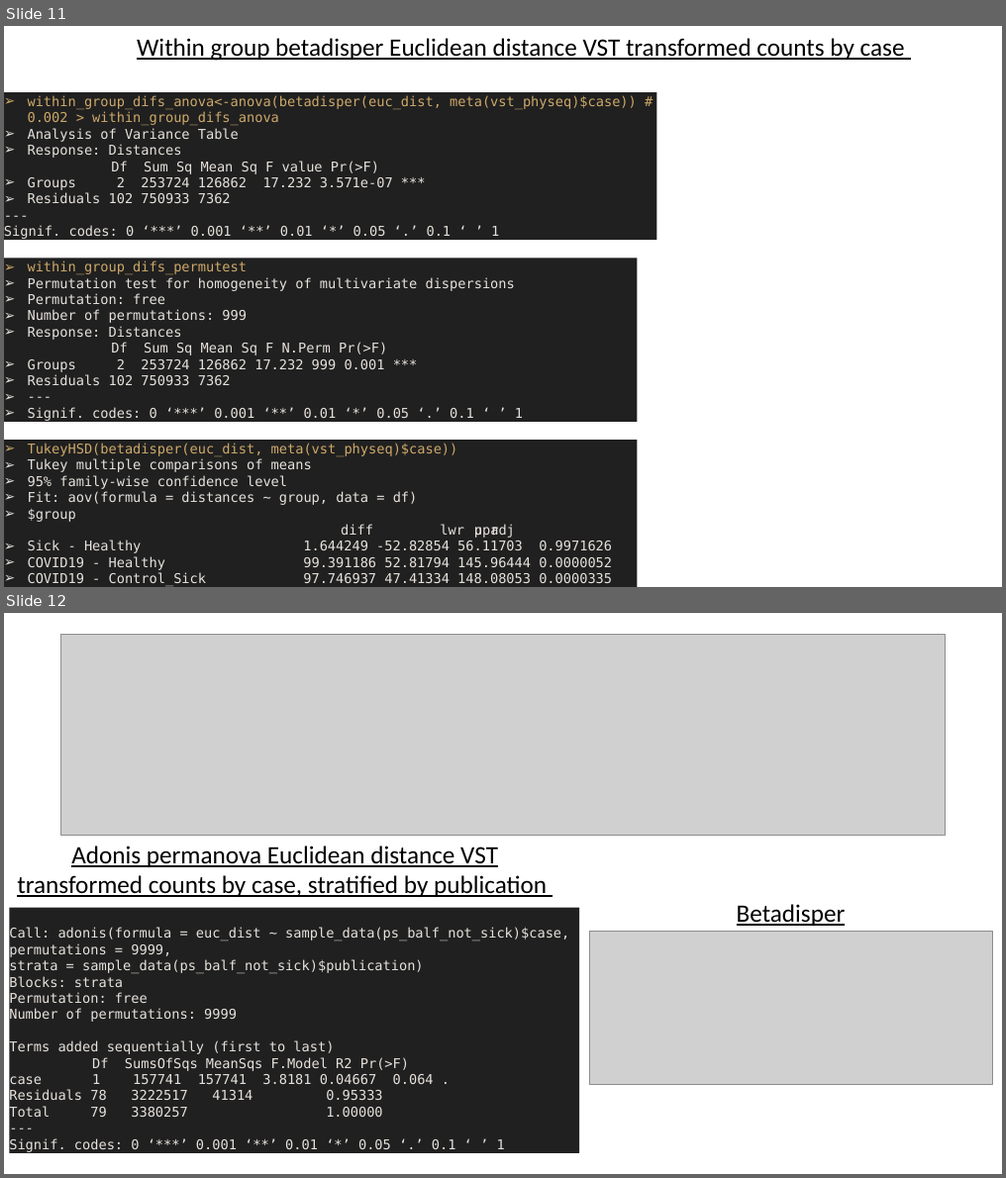
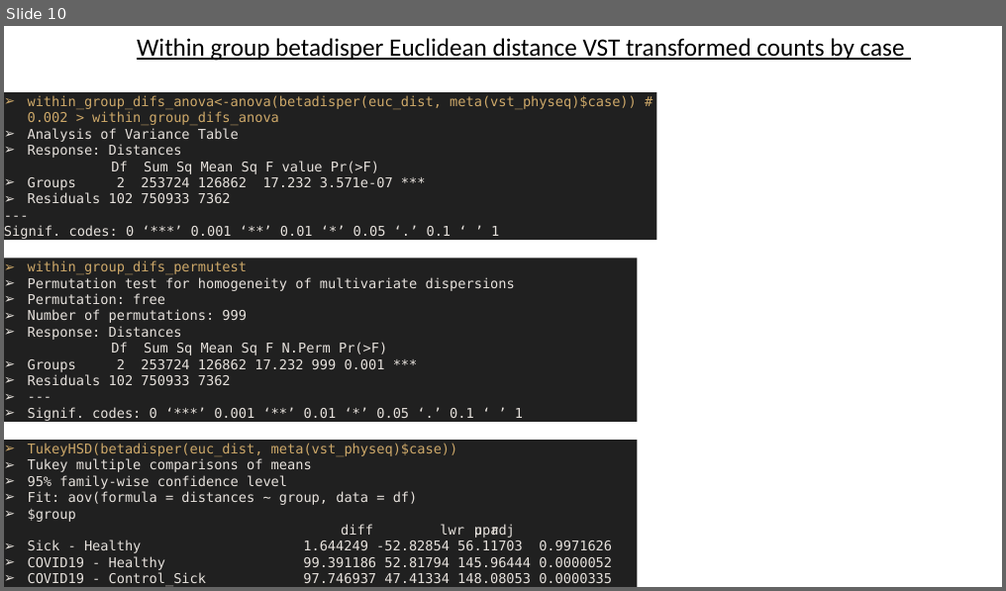
Before and after one commit to COV-IRT/microbial, a slide deck: Rdata/OSF_analysis/02Sept2020.pptx. Shown one above the other, each under a label of ours: slides 11 and 12 before the commit, slide 10 after it. The pictures are 1006x1178 and 1006x591 pixels, drawn with LibreOffice and Linux fonts; fonts in the diff are those of the drawing; grey boxes stand for pictures. Boxes give left, top, right and bottom in pixels: in the first picture for what was removed or moved away, otherwise in the second. Text is boxed around its words. In the diff, an @@ line names an element or a change of style, - is before the commit and + after.

```diff
--- a/Rdata/OSF_analysis/02Sept2020.pptx
+++ b/Rdata/OSF_analysis/02Sept2020.pptx
@@ slide 12 removed at (4,613,1002,1174), background #FFFFFF @@
@@ picture removed at (60,634,945,836) @@
@@ text removed at (17,846,547,897) @@
-Adonis permanova Euclidean distance VST transformed counts by case, stratified by publication
@@ rectangle removed at (9,908,580,1154) @@
-Call: adonis(formula = euc_dist ~ sample_data(ps_balf_not_sick)$case,
-permutations = 9999,
-strata = sample_data(ps_balf_not_sick)$publication)
-Blocks: strata
-Permutation: free
-Number of permutations: 9999
-Terms added sequentially (first to last)
-Df SumsOfSqs MeanSqs F.Model R2 Pr(>F)
-case 1 157741 157741 3.8181 0.04667 0.064 .
-Residuals 78 3222517 41314 0.95333
-Total 79 3380257 1.00000
----
-Signif. codes: 0 ‘***’ 0.001 ‘**’ 0.01 ‘*’ 0.05 ‘.’ 0.1 ‘ ’ 1
@@ text removed at (737,904,846,926) @@
-Betadisper
@@ picture removed at (589,931,993,1084) @@
@@ what was slide 11 is now slide 10 @@
```
Also in this commit, not shown: 1 slide changed, 4 slides added, 1 other slide removed, 32 other files.
